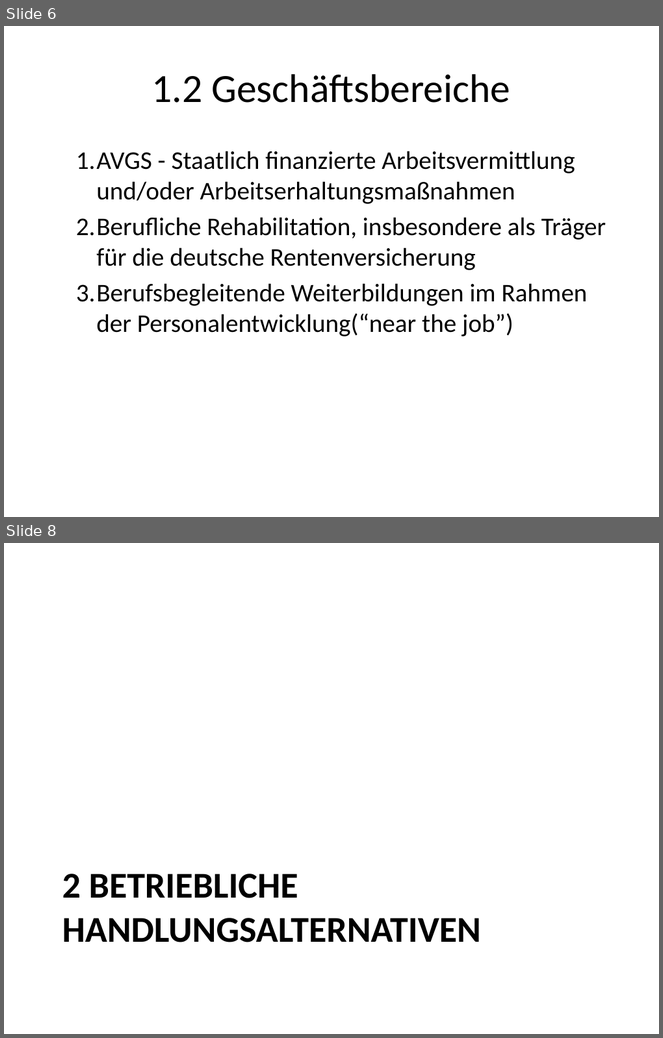
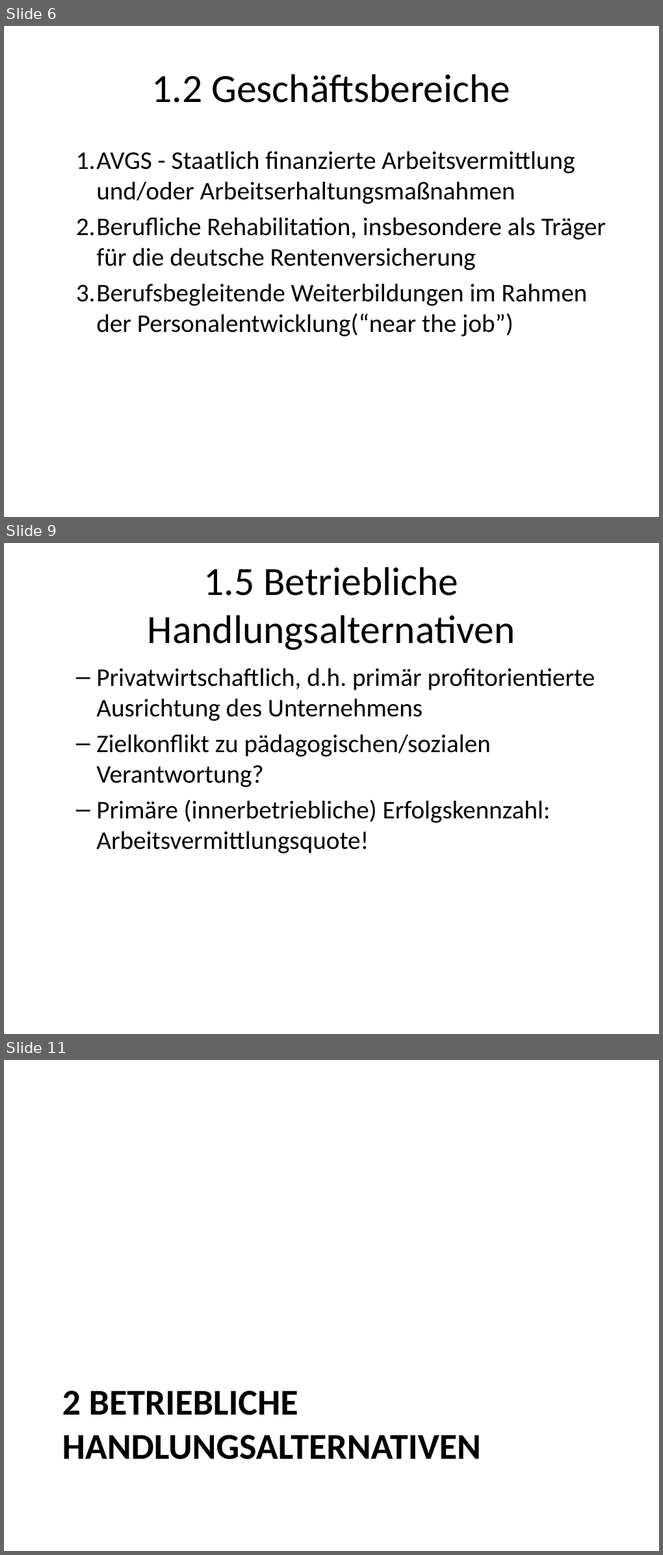
Before and after one commit to roman91DE/wipaed, a slide deck: praktikum/praesentation/praesentation.pptx. Shown one above the other, each under a label of ours: slides 6 and 8 before the commit, slides 6, 9 and 11 after it; the slides between them are not shown. The pictures are 663x1038 and 663x1555 pixels, drawn with LibreOffice and Linux fonts; fonts in the diff are those of the drawing. Boxes give left, top, right and bottom in pixels: in the first picture for what was removed or moved away, otherwise in the second. Text is boxed around its words. In the diff, an @@ line names an element or a change of style, - is before the commit and + after.

```diff
--- a/praktikum/praesentation/praesentation.pptx
+++ b/praktikum/praesentation/praesentation.pptx
@@ slide 9 added at [4, 543, 659, 1034], background #FFFFFF @@
@@ title added at [148, 567, 516, 650], 44 pt, text #000000 @@
+1.5 Betriebliche Handlungsalternativen
@@ text added at [96, 668, 596, 854], 28 pt, text #000000 @@
+  – Privatwirtschaftlich, d.h. primär profitorientierte Ausrichtung des Unternehmens
+  – Zielkonflikt zu pädagogischen/sozialen Verantwortung?
+  – Primäre (innerbetriebliche) Erfolgskennzahl: Arbeitsvermittlungsquote!
@@ what was slide 8 is now slide 11 @@
```
Also in this commit, not shown: 2 slides changed, 4 other slides added, 2 slides removed, 3 other files.
